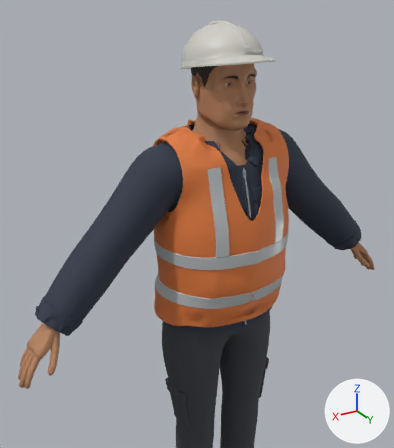
The glTF model game/assets/characters/char_dock_worker/char_dock_worker.glb: old version first, new version second.
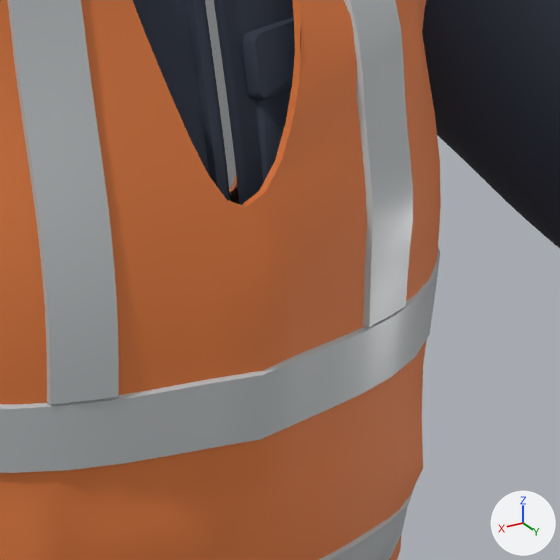
Each version appears first from a 50 mm camera at (0.888, 1.332, 1.922) aimed at (0.113, 0.04, 1.276), and next in a close-up on the part from 53% to 79% of the width and 41% to 64% of the height. The axes (+X, +Y, +Z) are drawn at lower right. The lights are the same throughout. The last two pictures show the newer version. Vertices at exactly the same position are counted once.

Names of what the first close-up shows: 'Gear', 'Outfit'.
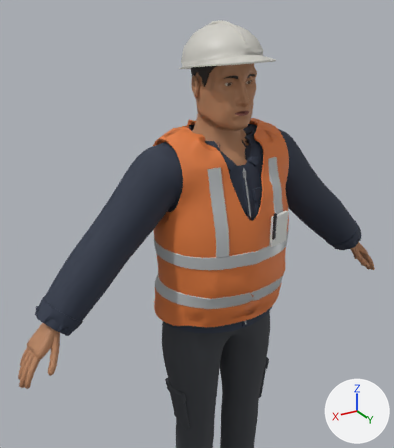
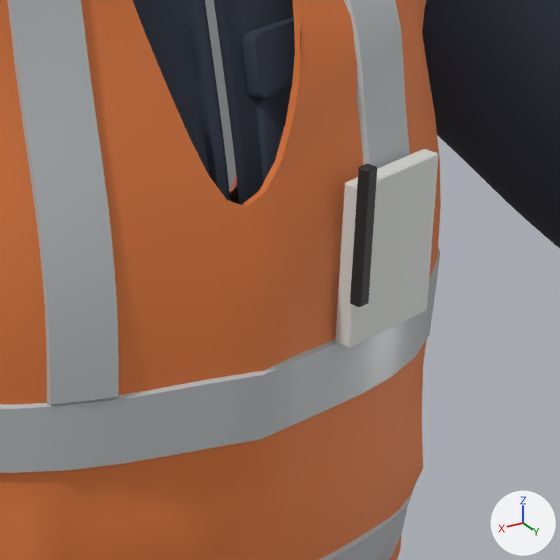
Edits to the scene script, one JSON object a line:
```json
{"op": "add", "block": "mat_m_char_medic_white", "code": ["mat_m_char_medic_white = principled_material('M_char_medic_white')", "mat_m_char_medic_white.base_color = (0.701, 0.716, 0.687)  # light grey #dadcd8", "mat_m_char_medic_white.roughness = 0.55"]}
{"op": "add", "block": "mat_m_polymer_black", "code": ["mat_m_polymer_black = principled_material('M_polymer_black')", "mat_m_polymer_black.base_color = (0.0194, 0.0203, 0.0232)  # black #26272a", "mat_m_polymer_black.roughness = 0.6"]}
{"block": "me_gear", "where": "# used by ob_gear; location = (0.0, 0.0, 0.0)"}
{"op": "remove", "block": "me_gear", "code": "me_gear.from_pydata(...)  # 401 vertices, 730 faces; spans x -0.113..0.113, y 0.109..0.168, z 0.946..1.451"}
{"op": "add", "block": "me_gear", "code": "me_gear.from_pydata(...)  # 449 vertices, 818 faces; spans x -0.128..0.113, y 0.109..0.194, z 0.946..1.451"}
{"block": "me_gear", "change": "me_gear part 1: a new loose piece of 24 vertices spanning x -0.128..-0.057, y 0.16..0.187, z 1.216..1.312, in mat_m_char_medic_white (light grey #dadcd8)"}
{"block": "me_gear", "change": "me_gear part 2: a new loose piece of 24 vertices spanning x -0.066..-0.057, y 0.185..0.194, z 1.244..1.325, in mat_m_polymer_black (black #26272a)"}
{"op": "add", "block": "me_gear", "code": "me_gear.materials.append(mat_m_char_medic_white)  # light grey #dadcd8"}
{"op": "add", "block": "me_gear", "code": "me_gear.materials.append(mat_m_polymer_black)  # black #26272a"}
```

Changed parts and their boxes [x1, y1, x2, y2] in the close-ups (560 x 560 px):
```json
{"object": "Gear", "change": "reshaped", "before": [203, 0, 239, 204], "after": [203, 0, 438, 348]}
{"part": 1, "of": "me_gear", "change": "added", "after": [335, 149, 438, 348]}
{"part": 2, "of": "me_gear", "change": "added", "after": [350, 163, 377, 307], "on screen": "black"}
```
